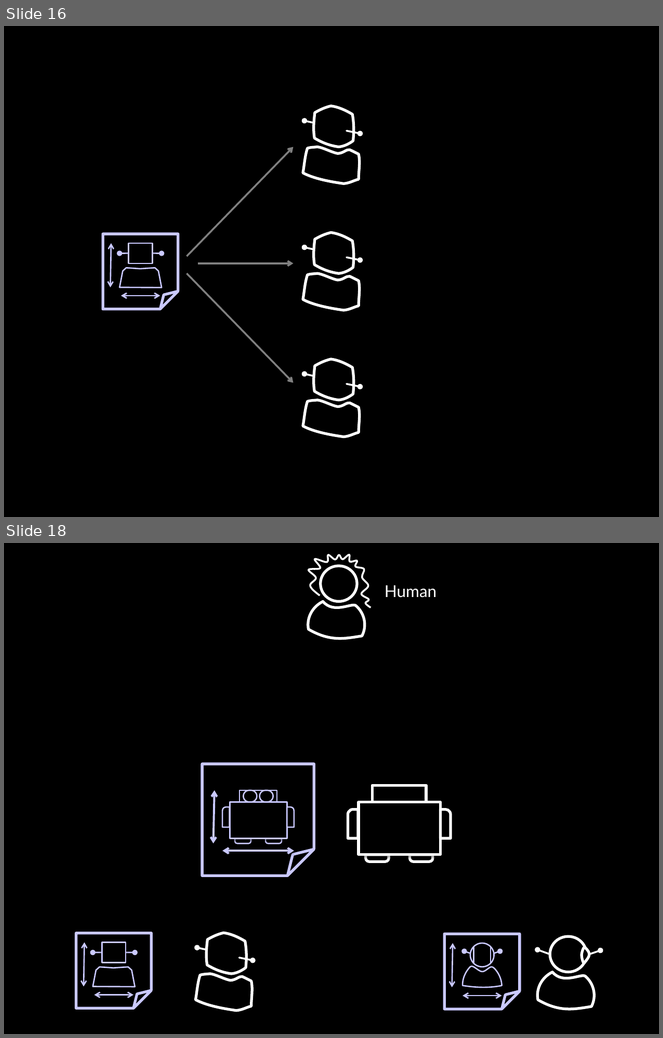
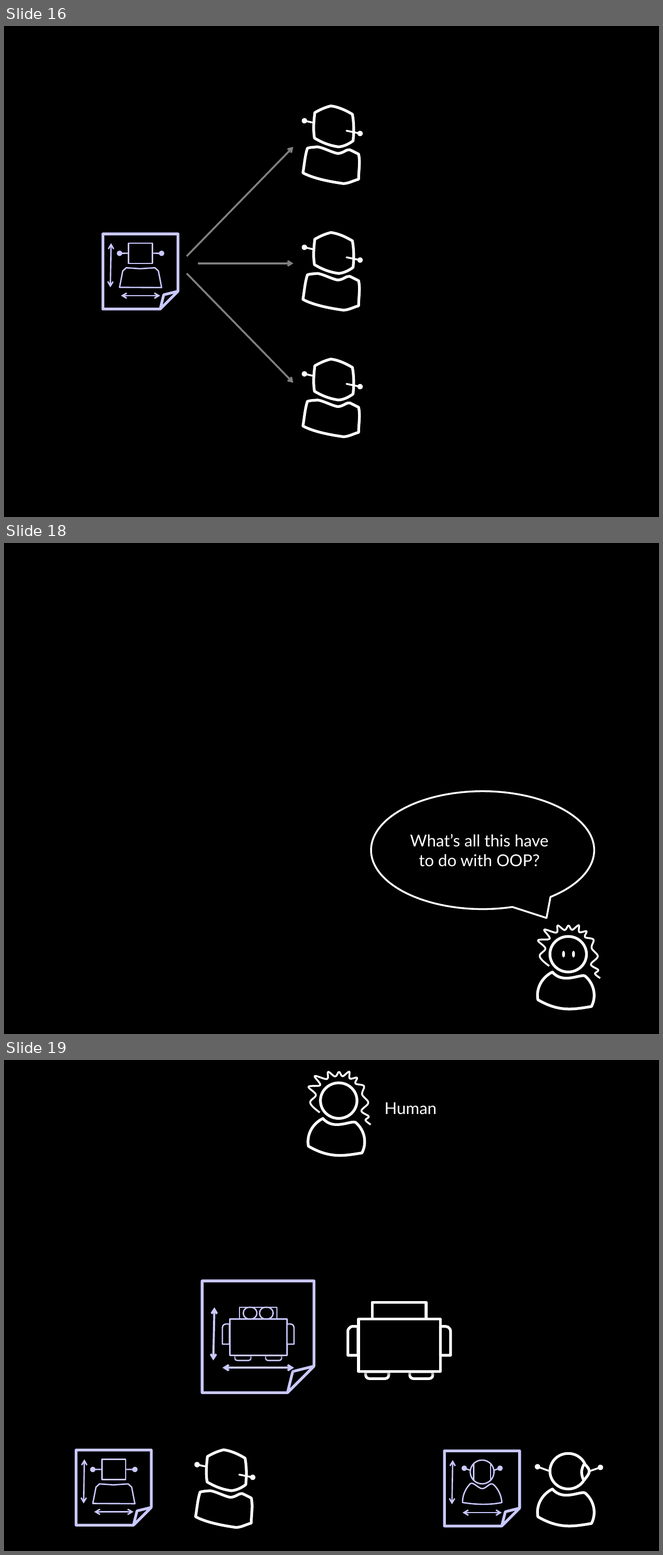
Before and after one commit to socketwench/OOPforObjectHaters, a slide deck: src/OOPforObjectHaters.pptx. Shown one above the other, each under a label of ours: slides 16 and 18 before the commit, slides 16, 18 and 19 after it; the slides between them are not shown. The pictures are 663x1038 and 663x1555 pixels, drawn with LibreOffice and Linux fonts; fonts in the diff are those of the drawing. Boxes give left, top, right and bottom in pixels: in the first picture for what was removed or moved away, otherwise in the second. Text is boxed around its words. In the diff, an @@ line names an element or a change of style, - is before the commit and + after.

```diff
--- a/src/OOPforObjectHaters.pptx
+++ b/src/OOPforObjectHaters.pptx
@@ slide 18 added at box(4, 543, 659, 1034), background #000000 @@
@@ speech bubble added at box(371, 792, 594, 909), outline #FFFFFF 2 pt, 18 pt, text #FFFFFF @@
+What’s all this have to do with OOP?
@@ freeform shape added at box(538, 926, 600, 979), outline #FFFFFF 2 pt @@
@@ ellipse added at box(551, 937, 587, 972), outline #FFFFFF 3 pt @@
@@ ellipse added at box(562, 951, 566, 958), fill #FFFFFF @@
@@ ellipse added at box(572, 951, 575, 958), fill #FFFFFF @@
@@ freeform shape added at box(538, 972, 595, 1009), outline #FFFFFF 3 pt @@
@@ what was slide 18 is now slide 19 @@
```
Also in this commit, not shown: 1 slide changed, 1 slide removed, 3 other files.
